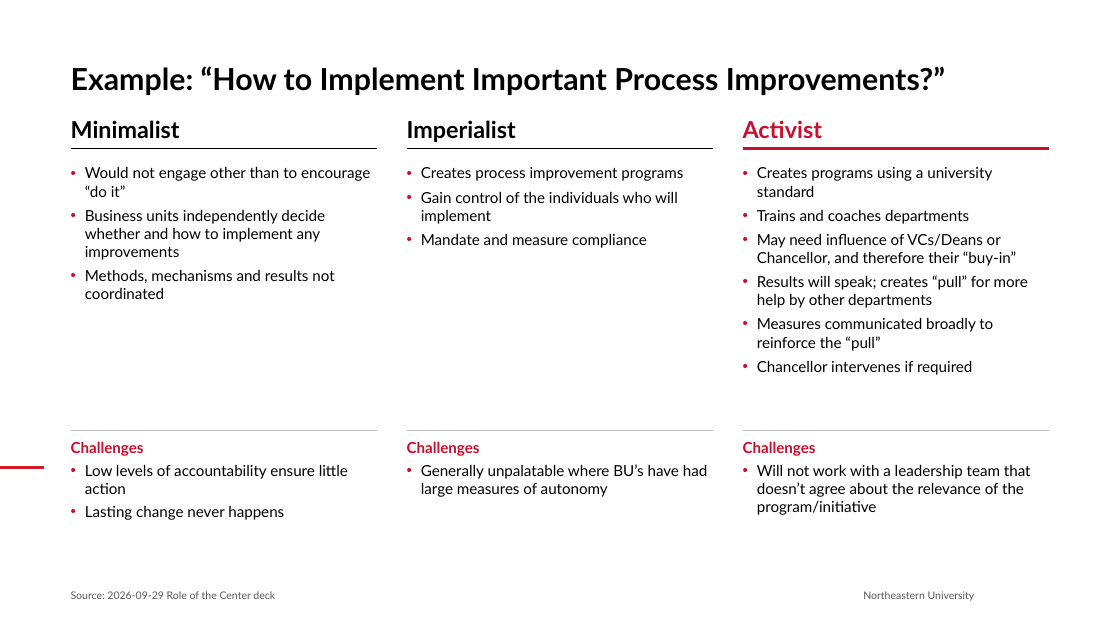
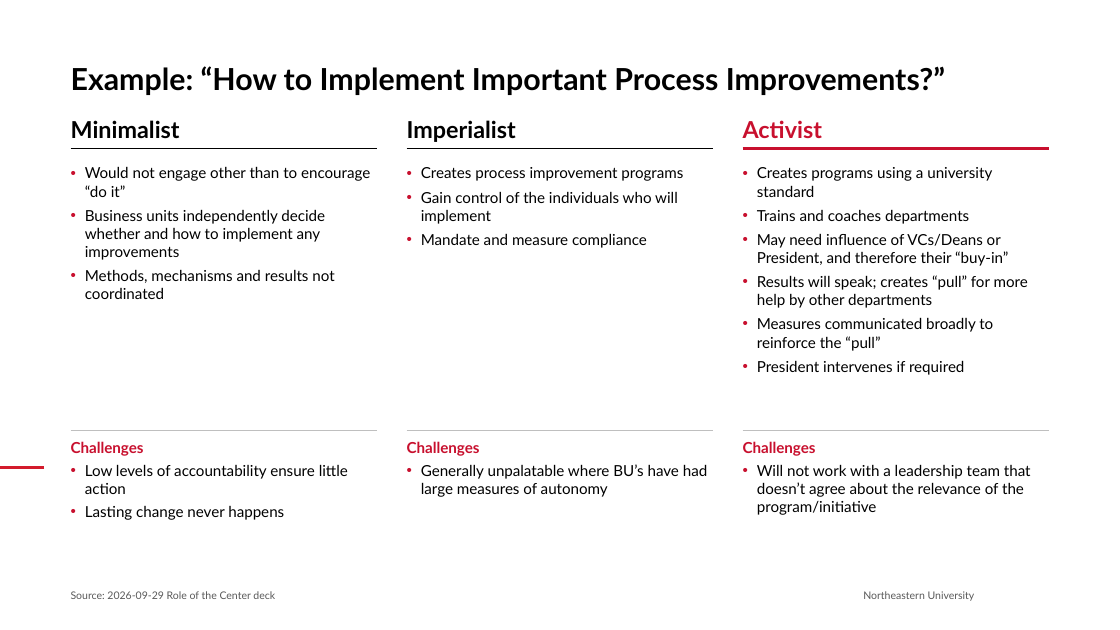
Before and after one commit to brettcsweet/Tonys-repo, a slide deck: slide 3 of 2026-09-29_Role_of_the_Center_Northeastern.pptx. Drawn at 1120x630 pixels with LibreOffice and Linux fonts; fonts in the diff are those of the drawing; background and template pictures are left out. Boxes give left, top, right and bottom in pixels: in the first picture for what was removed or moved away, otherwise in the second. Text is boxed around its words. In the diff, an @@ line names an element or a change of style, - is before the commit and + after.

```diff
--- a/2026-09-29_Role_of_the_Center_Northeastern.pptx
+++ b/2026-09-29_Role_of_the_Center_Northeastern.pptx
@@ text at [757, 233, 1008, 266]: text changed @@
-• May need influence of VCs/Deans or Chancellor, and therefore their “buy-in”
+• May need influence of VCs/Deans or President, and therefore their “buy-in”
@@ text at [757, 360, 964, 375]: text changed @@
-• Chancellor intervenes if required
+• President intervenes if required
```
Also in this commit, not shown: 3 other slides changed.
